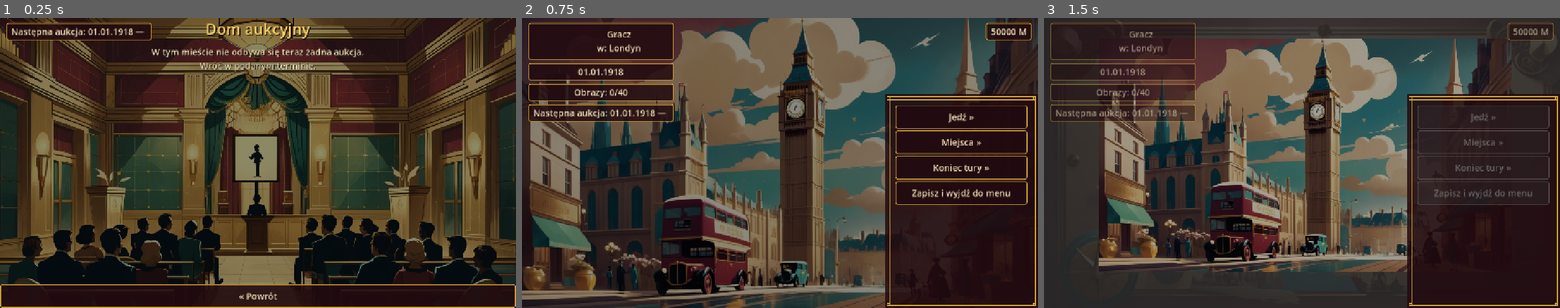
Above: before the commit, frames 1-3 (left to right).
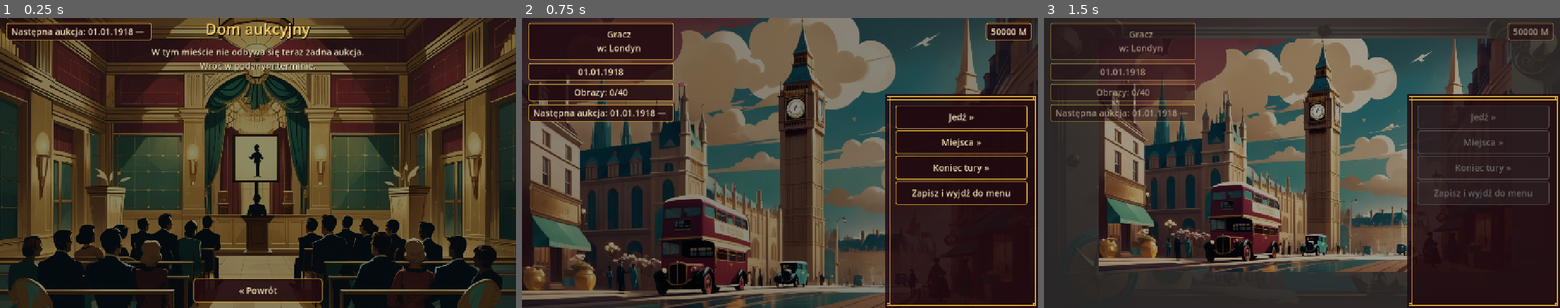
Above: after the commit, the same moments.

Repository: cinekm20/the-forger-retro-tycoon
Game: Godot game, scene res://scenes/auction_house/AuctionHouse.tscn
Two runs of this game, one before a commit and one after it. Both use one fixed random seed, a clock stepped at 60 frames per second and the inputs below. This scene is started directly instead of the project's main scene.
Inputs:
- Up to frame 1 (0.25 s): no input
- Up to frame 2 (0.75 s): click "« Powrót" at 0.5 s
- Up to frame 3 (1.5 s): click "Jedź »" at 1.25 s

The runs differ from the first frame. In frame 1, 4.4% of the frame differs, in the area x 0-100%, y 89-100%; in frame 2, nothing differs; in frame 3, nothing differs.

Commit message:
AuctionHouse: pełnoszerokościowa skrzynka opisu, obraz wyżej, stała 3-wierszowa skrzynka oferty, przycisk Powrót zakotwiczony niezależnie
Zgłoszenie użytkownika (ze zrzutami ekranu): skrzynka opisu obrazu może
zajmować prawie całą szerokość ekranu, sam obraz powinien być wyżej,
skrzynka "Oferta/prowadzi" dalej się poszerzała i zwężała przy dłuższych
nazwach (rywale AI z GENERIC_RIVAL_POOL mają nazwy do 30 znaków, np.
"Baron Heinrich von Falkenstein" — nie da się ich skrócić jak nazwę
gracza), a przycisk "Powrót" całkiem zniknął poza ekranem.

- painting_label: 500 -> 1000px (bezpieczne, bo siedzi WYŻEJ niż
  SIDE_FRAMES_TOP_OFFSET=200, więc nie koliduje z bocznymi ramkami
  graczy) — mniej zawijanych linii, więcej miejsca u góry.
- Usunięty rozpychacz między opisem a obrazem — obraz przesuwa się wyżej.
- bid_label: 500 -> 520px (skromnie, bo TA skrzynka już siedzi w pasie
  między bocznymi ramkami — więcej kolidowałoby z nimi), z powrotem
  AUTOWRAP_WORD zamiast ARBITRARY (poprzednia poprawka trzymała szerokość,
  ale łamała długie nazwy w środku słowa), i custom_minimum_size.y na
  STAŁE 3 linie — skrzynka ma teraz zawsze tę samą wysokość niezależnie
  od długości nazwy lidera.
- Przycisk "Powrót" przeniesiony z ostatniego dziecka `root` do własnego,
  niezależnie zakotwiczonego paska u dołu ekranu (_build_bottom_back_button,
  ten sam trik co boczne ramki graczy) — gwarantowanie widoczny bez
  względu na to, ile miejsca zajmie reszta treści.

Co-Authored-By: Claude Sonnet 5 <noreply@anthropic.com>
Claude-Session: https://claude.ai/code/session_01WjdcGYSPdySvPA6GKCaWaN

Diff:
--- a/game/scenes/auction_house/AuctionHouse.gd
+++ b/game/scenes/auction_house/AuctionHouse.gd
@@ -106,17 +106,15 @@
 	_build_top_left_corner()
 
 	if not Auctions.is_open(Travel.current_city):
-		## ALIGNMENT_BEGIN + rozpychacz: zgłoszone przez użytkownika ("jeszcze
-		## tak nie ma dom aukcyjny jak nie ma aukcji") — ten wczesny return
-		## (brak aukcji akurat teraz) nigdy nie dochodzi do
-		## _build_active_auction_ui, gdzie root.alignment jest normalnie
-		## ustawiane na BEGIN, więc zostawał na domyślnym CENTER i przycisk
-		## powrotu unosił się na środku zamiast być przyklejony do dołu.
+		## ALIGNMENT_BEGIN: zgłoszone przez użytkownika ("jeszcze tak nie ma
+		## dom aukcyjny jak nie ma aukcji") — ten wczesny return (brak aukcji
+		## akurat teraz) nigdy nie dochodzi do _build_active_auction_ui, gdzie
+		## root.alignment jest normalnie ustawiane na BEGIN, więc zostawał na
+		## domyślnym CENTER.
 		root.alignment = BoxContainer.ALIGNMENT_BEGIN
 		ScreenHelpers.make_label(root, tr("W tym mieście nie odbywa się teraz żadna aukcja.\nWróć w podanym terminie."))
 		schedule_label.text = Auctions.get_schedule_string()
-		root.add_child(ScreenHelpers.make_expand_spacer())
-		ScreenHelpers.make_back_button(root)
+		_build_bottom_back_button()
 		return
 
 	present_players = Auctions.get_present_players()
@@ -139,6 +137,26 @@
 
 	ScreenHelpers.make_turn_indicator(corner)
 	schedule_label = ScreenHelpers.make_info_box(corner, "")
+
+
+## Przycisk powrotu we WŁASNYM, niezależnie zakotwiczonym pasku u samego
+## dołu ekranu — NIE ostatnie dziecko `root` (jak wcześniej). Zgłoszone
+## przez użytkownika: mimo kilku wcześniejszych poprawek przycisk i tak
+## potrafił wypaść poza widoczny ekran, gdy treść nad nim (obraz, skrzynka
+## oferty, status) była wyższa niż się spodziewano — np. bardzo długa nazwa
+## rywala AI (GENERIC_RIVAL_POOL w AIPlayers.gd) rozpychająca bid_row. Zamiast
+## dalej gonić dokładną wysokość reszty treści, przycisk dostaje ten sam
+## trik co boczne ramki graczy (_make_side_column) — stały pasek zakotwiczony
+## bezpośrednio do dołu ekranu, całkiem niezależny od tego, ile miejsca
+## zajmie wszystko inne w `root`.
+func _build_bottom_back_button() -> void:
+	var bar := CenterContainer.new()
+	bar.set_anchors_preset(Control.PRESET_BOTTOM_WIDE)
+	bar.offset_top = -74.0
+	bar.offset_bottom = -12.0
+	bar.mouse_filter = Control.MOUSE_FILTER_IGNORE
+	add_child(bar)
+	back_btn = ScreenHelpers.make_back_button(bar)
 
 
 ## Buduje UI aktywnej licytacji BEZ ramek graczy (patrz _build_player_frames
@@ -186,18 +204,23 @@
 
 	painting_label = ScreenHelpers.make_info_box(root, "")
 	painting_label.autowrap_mode = TextServer.AUTOWRAP_WORD
-	## 500 (nie 760 jak wcześniej) — ekran ma teraz dwie boczne kolumny ramek
-	## graczy (patrz _build_player_frames, SIDE_PANEL_WIDTH=380 każda), więc
-	## środkowa treść musi się zwęzić, żeby wszystko zmieściło się w 1280px
-	## szerokości viewportu (project.godot). SIZE_SHRINK_CENTER na PANELU
-	## (nie tylko custom_minimum_size na etykiecie) — bez tego panel i tak
-	## rozciąga się na pełną szerokość VBoxContainera i chowa się pod
-	## bocznymi ramkami (ten sam fix co przy schedule_label wyżej).
-	painting_label.custom_minimum_size = Vector2(500, 0)
+	## 1000 (nie 500 jak wcześniej) — zgłoszone przez użytkownika: ta
+	## skrzynka może być prawie na całą szerokość ekranu. Bezpieczne mimo
+	## bocznych kolumn ramek graczy (SIDE_PANEL_WIDTH=380 każda), bo te
+	## zaczynają się dopiero od SIDE_FRAMES_TOP_OFFSET=200px od góry, a ta
+	## skrzynka siedzi wyżej — szerszy limit oznacza MNIEJ zawijanych linii
+	## (zwykle 1 zamiast 3), co dodatkowo zostawia więcej zapasu w tym
+	## górnym pasie i przesuwa obraz niżej w kodzie = wyżej na ekranie.
+	## SIZE_SHRINK_CENTER na PANELU (nie tylko custom_minimum_size na
+	## etykiecie) — bez tego panel i tak rozciąga się na pełną szerokość
+	## VBoxContainera (ten sam fix co przy schedule_label wyżej).
+	painting_label.custom_minimum_size = Vector2(1000, 0)
 	painting_label.get_parent().size_flags_horizontal = Control.SIZE_SHRINK_CENTER
 
-	root.add_child(ScreenHelpers.make_expand_spacer())
-
+	## BEZ rozpychacza tutaj (był wcześniej) — zgłoszone przez użytkownika:
+	## obraz powinien być wyżej. Obraz teraz leci od razu pod skrzynką opisu,
+	## z samym naturalnym odstępem VBoxContainera (separation=16, patrz
+	## ScreenHelpers.make_root).
 	var painting_center := CenterContainer.new()
 	root.add_child(painting_center)
 
@@ -248,23 +271,42 @@
 	bid_label.horizontal_alignment = HORIZONTAL_ALIGNMENT_CENTER
 	bid_label.add_theme_color_override("font_color", ScreenHelpers.COLOR_CREAM)
 	bid_label.add_theme_font_size_override("font_size", 26)
-	## AUTOWRAP_ARBITRARY (nie WORD) — patrz ten sam komentarz w
-	## _build_player_frame: "(prowadzi: %s)" wstawia nazwę gracza, więc bez
-	## twardego łamania w dowolnym miejscu bardzo długa nazwa mogłaby
-	## poszerzyć tę skrzynkę ponad 500px i, pośrednio, dodatkową wysokością
-	## zepchnąć przycisk "Powrót" (na samym dole, brak ScrollContainera na
-	## tym ekranie) poza widoczny ekran.
-	bid_label.autowrap_mode = TextServer.AUTOWRAP_ARBITRARY
-	bid_label.custom_minimum_size = Vector2(500, 70)
+	## Zgłoszone przez użytkownika: ta skrzynka poszerzała się i zwężała
+	## zależnie od długości nazwy aktualnego lidera — "(prowadzi: %s)" może
+	## wstawić nazwę rywala AI (GENERIC_RIVAL_POOL w AIPlayers.gd, do 30
+	## znaków, np. "Baron Heinrich von Falkenstein" — stałe nazwy, nie da
+	## się ich skrócić jak nazwy gracza w MainMenu.gd). Poprzednia próba
+	## (AUTOWRAP_ARBITRARY) trzymała szerokość, ale łamała długie nazwy w
+	## środku słowa ("Falke"/"nstein") — brzydko.
+	##
+	## Trochę szersza (520, nie 500) — NIE dużo więcej, bo ta skrzynka
+	## siedzi MIĘDZY dwiema bocznymi kolumnami ramek graczy (SIDE_PANEL_WIDTH
+	## =380 każda), więc bezpieczny środkowy pas to tylko ok. 520px; szerzej
+	## i skrzynka zaczęłaby wchodzić POD boczne ramki (dodane później w
+	## drzewie, więc rysują się na wierzchu — inaczej niż painting_label
+	## wyżej, która jest bezpieczna do pełnej szerokości WŁAŚNIE dlatego, że
+	## siedzi WYŻEJ niż SIDE_FRAMES_TOP_OFFSET). Zamiast gonić szerokość, by
+	## najdłuższa nazwa zmieściła się w jednej linii (fizycznie niemożliwe w
+	## tym pasie), AUTOWRAP_WORD (łamie tylko na spacjach) + custom_minimum_size.y
+	## na STAŁE 3 linie ("Oferta: X" + do 2 linii "(prowadzi: ...)") —
+	## skrzynka ma więc zawsze TĘ SAMĄ wysokość, niezależnie czy tekst
+	## faktycznie potrzebuje 2 czy 3 linii.
+	bid_label.autowrap_mode = TextServer.AUTOWRAP_WORD
+	bid_label.custom_minimum_size = Vector2(520, 115)
 	bid_row.add_child(bid_label)
 
 	status_label = ScreenHelpers.make_label(root, "")
 
 	## Zastępuje przyciski Podbij/Rezygnuj (teraz w ramkach graczy) dopiero
 	## po rozstrzygnięciu aukcji — do tego momentu ukryty. Pasek czasu
-	## zbudowany wcześniej, na samej górze tej funkcji — TU zostaje tylko
-	## przycisk powrotu.
-	back_btn = ScreenHelpers.make_back_button(root)
+	## zbudowany wcześniej, na samej górze tej funkcji.
+	##
+	## Przycisk NIE jest już ostatnim dzieckiem `root` (patrz
+	## _build_bottom_back_button) — zgłoszone przez użytkownika: mimo
+	## poprzednich poprawek "Powrót" i tak potrafił zniknąć poza dolną
+	## krawędzią ekranu, gdy treść nad nim (obraz + skrzynka oferty + status)
+	## była wyższa niż się spodziewano.
+	_build_bottom_back_button()
 	back_btn.visible = false
 
 
